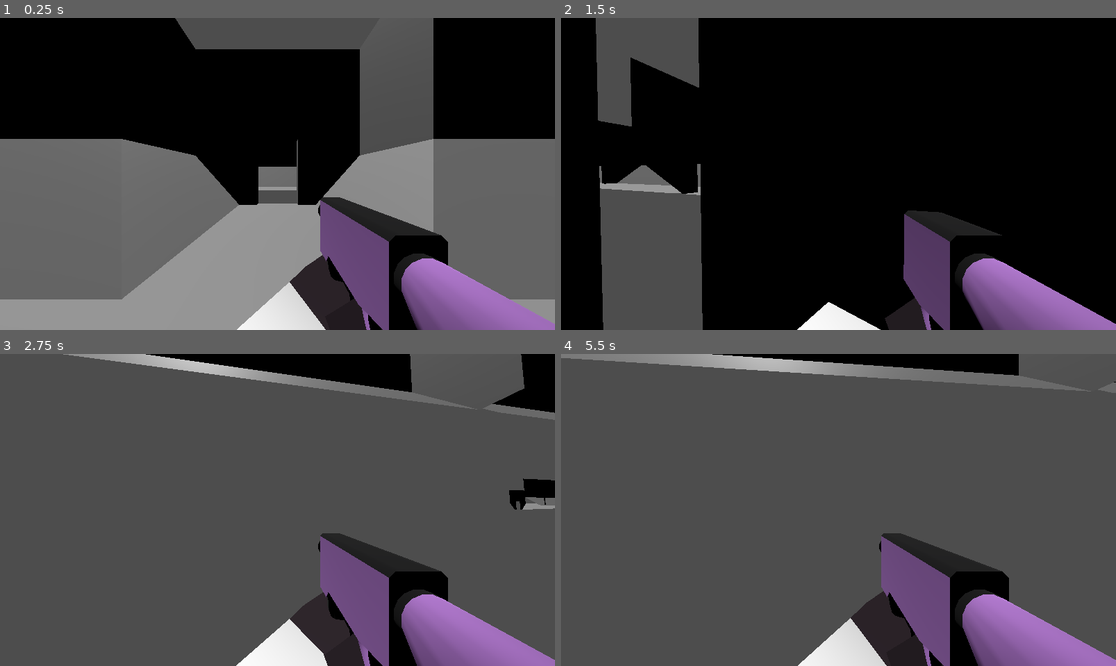
Above: before the commit, frames 1-4 (two rows, left to right).
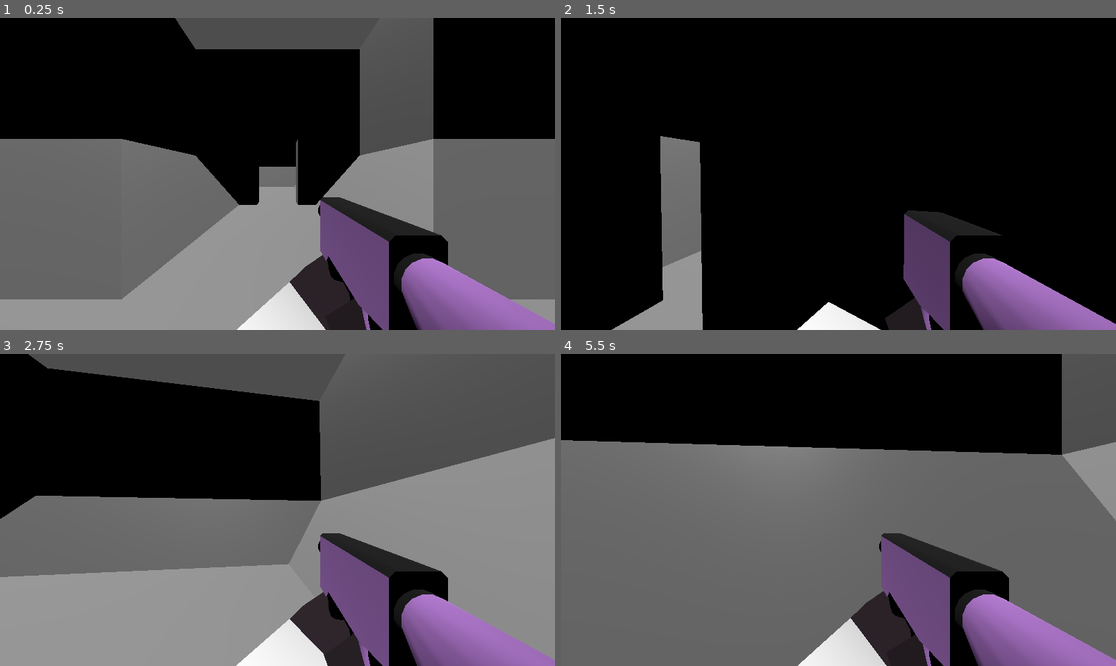
Above: after the commit, the same moments.

Repository: dairycultist/CityZoomer
Game: Godot game, scene res://level/level.tscn
The game is run twice, just before and just after one commit, with the same random seed, the same clock (stepped at 60 frames per second) and the same inputs.
Inputs (mouse positions are in pixels of both pictures, inside the frame that each line leads up to):
- Up to frame 1 (0.25 s): no input
- Up to frame 2 (1.5 s): tap Enter at 0.5 s; move the mouse to (866, 174) at 0.52 s; hold W (walk_up) from 0.53 s (still down); tap Space (jump) at 0.77 s; move the mouse to (810, 174) at 1.27 s
- Up to frame 3 (2.75 s): keep holding W (walk_up); tap Space (jump) at 1.52 s; move the mouse to (288, 503) at 2.02 s
- Up to frame 4 (5.5 s): keep holding W (walk_up); move the mouse to (832, 516) at 2.77 s; tap Space (jump) at 3.02, 3.77, 4.52 s; move the mouse to (877, 513) at 3.52 s; move the mouse to (794, 506) at 4.27 s; move the mouse to (844, 510) at 5.02 s

The runs differ from the first frame. In frame 1, 0.3% of the frame differs, in the area x 46-54%, y 39-60%; in frame 2, 14%; in frame 3, 73%, in the area x 0-100%, y 0-100%; in frame 4, 58%.

Commit message:
Shuffle door choice

Diff:
--- a/level/level_placer.gd
+++ b/level/level_placer.gd
@@ -31,12 +31,12 @@
 
 	return doors
 
+# place door stopper on top of door (doesn't check AABB)
 func place_door_stopper(door: Node3D) -> void:
 
 	if not door_stopper:
 		return
 
-	# place door stopper on top of door (doesn't check AABB)
 	var stopper = door_stopper.instantiate()
 	add_child(stopper)
 	stopper.global_position = door.global_position
@@ -88,6 +88,7 @@
 		add_child(room)
 
 		var doors := get_doors(room)
+		doors.shuffle()
 		var to_door: Node3D = doors.pop_back()
 
 		room.global_rotation.y = from_door.global_rotation.y - to_door.global_rotation.y + PI
